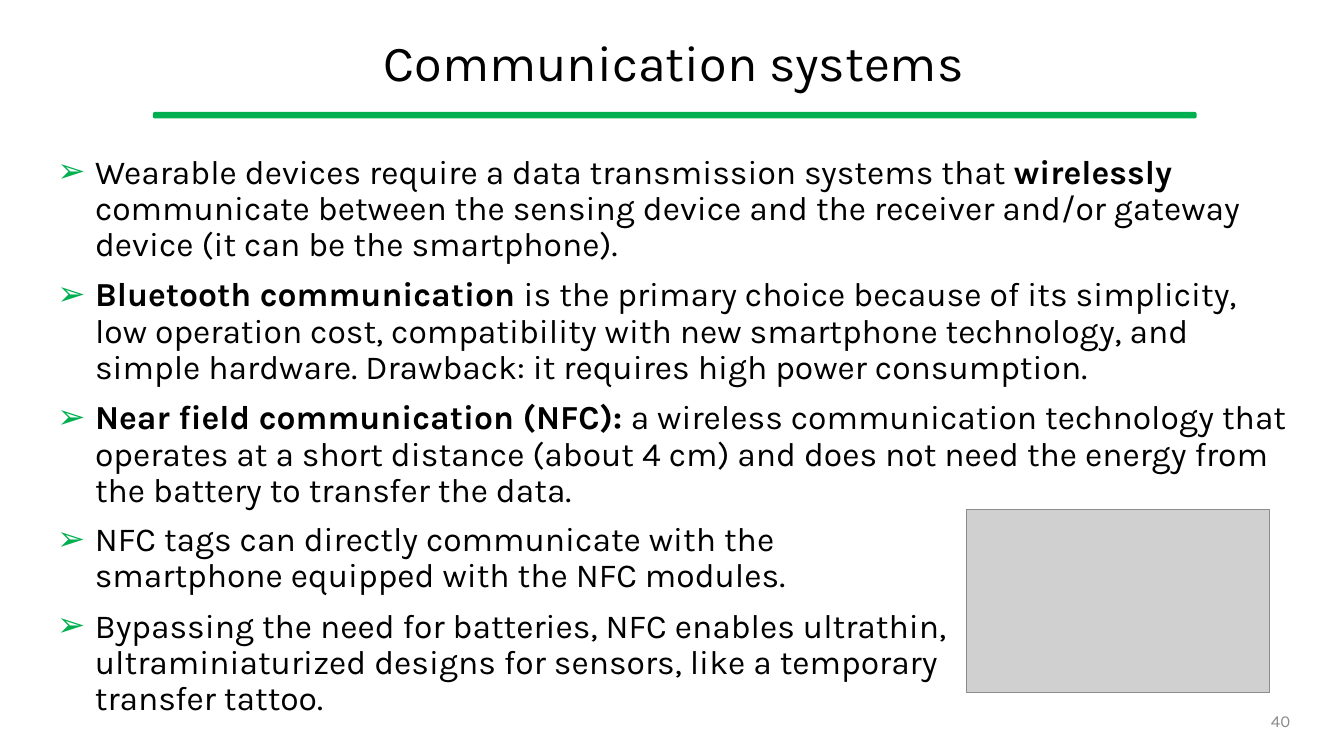
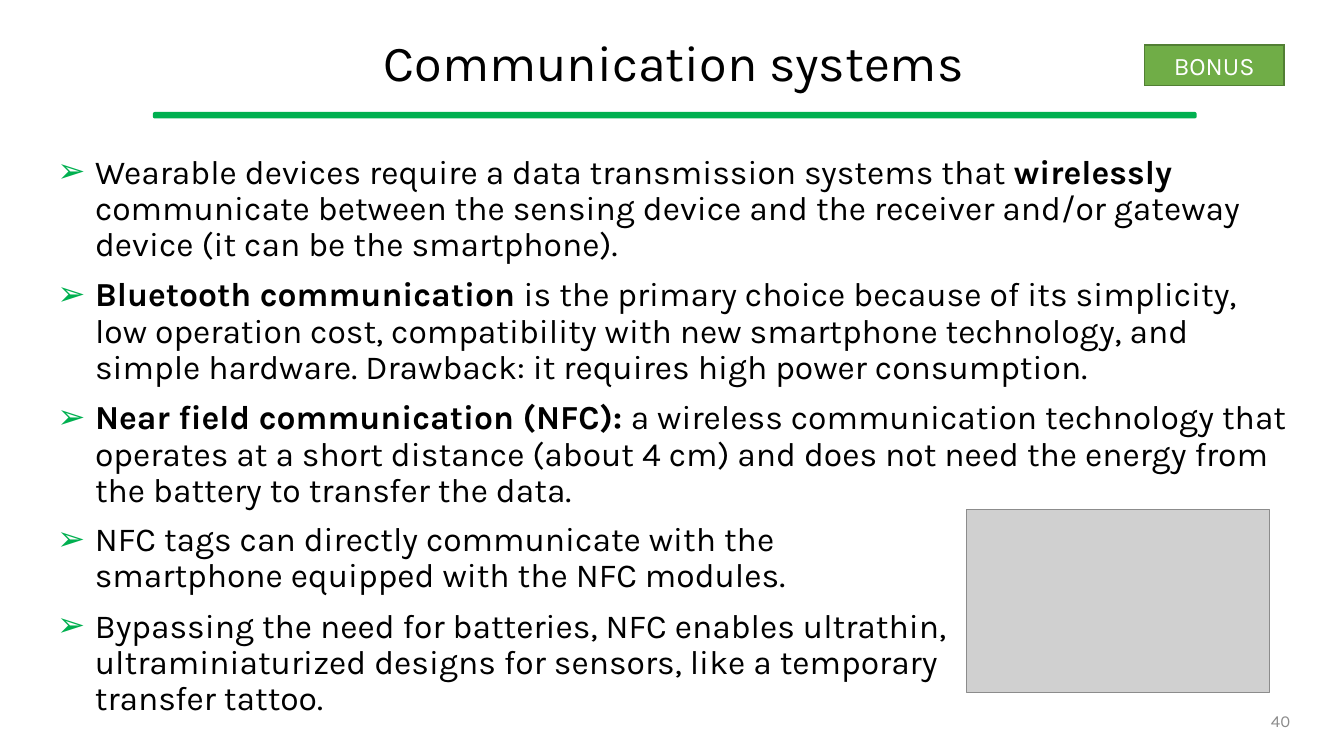
Before and after one commit to gcappon/bwthw, a slide deck: slide 40 of lesson_01-introduction_and_wearables/lesson_01-introduction_and_wearables.pptx. Drawn at 1344x756 pixels with LibreOffice and Linux fonts; fonts in the diff are those of the drawing; grey boxes stand for pictures. Boxes give left, top, right and bottom in pixels: in the first picture for what was removed or moved away, otherwise in the second. Text is boxed around its words. In the diff, an @@ line names an element or a change of style, - is before the commit and + after.

```diff
--- a/lesson_01-introduction_and_wearables/lesson_01-introduction_and_wearables.pptx
+++ b/lesson_01-introduction_and_wearables/lesson_01-introduction_and_wearables.pptx
@@ rectangle added at [1144,45,1284,86], fill #70AD47, outline #538035 1 pt, 18 pt, text #FFFFFF @@
+BONUS
```
Also in this commit, not shown: 2 other files.
